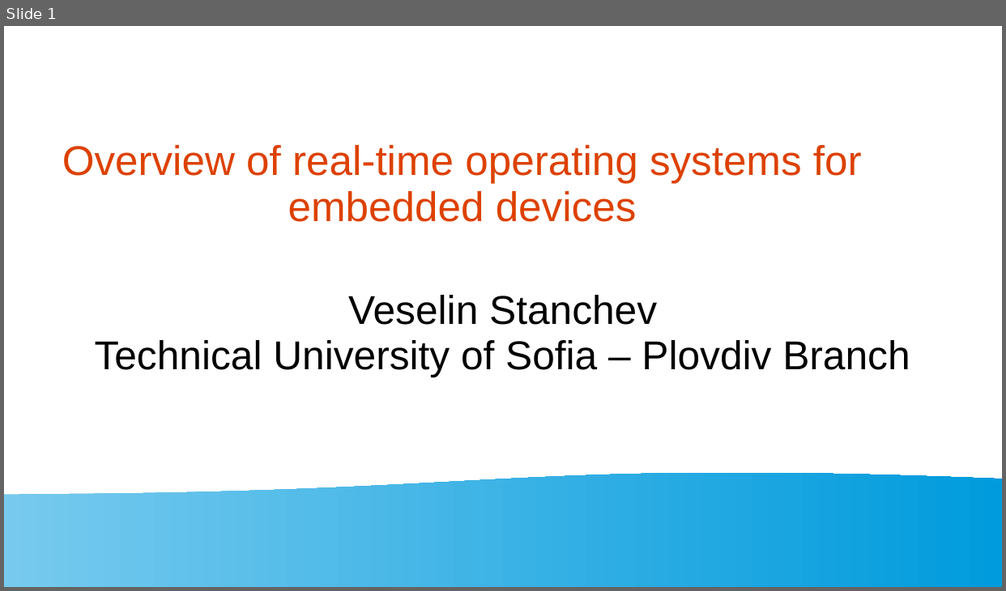
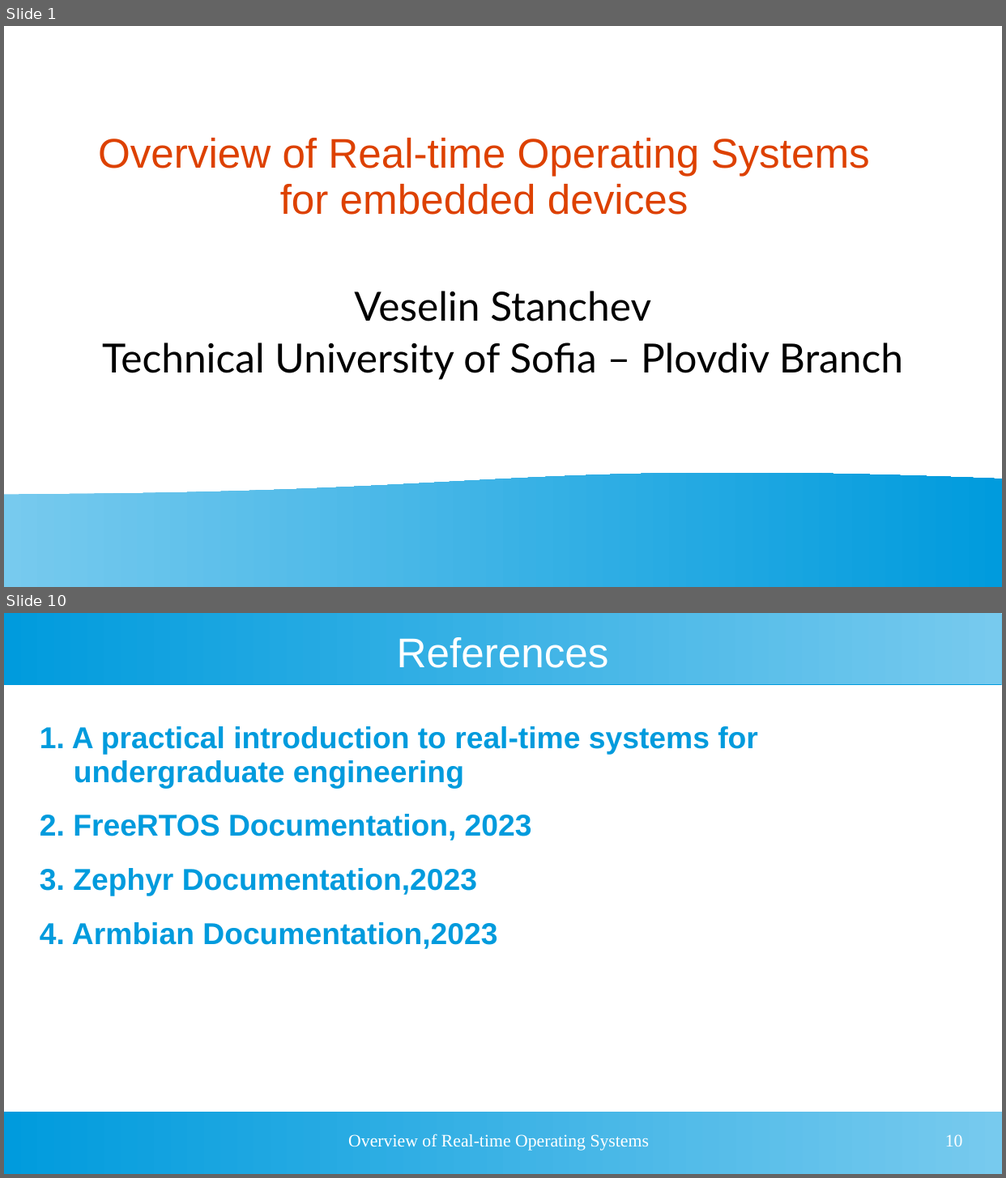
Before and after one commit to vrstanchev/Research-papers, a slide deck: RTOS_Overview_Stanchev.ppt. Shown one above the other, each under a label of ours: slide 1 before the commit, slides 1 and 10 after it; the slides between them are not shown. The pictures are 1006x591 and 1006x1178 pixels, drawn with LibreOffice and Linux fonts; fonts in the diff are those of the drawing. Boxes give left, top, right and bottom in pixels: in the first picture for what was removed or moved away, otherwise in the second. Text is boxed around its words. In the diff, an @@ line names an element or a change of style, - is before the commit and + after.

```diff
--- a/RTOS_Overview_Stanchev.ppt
+++ b/RTOS_Overview_Stanchev.ppt
@@ slide 10 added at box(4, 613, 1002, 1174), background #FFFFFF @@
@@ rectangle added at box(4, 613, 1002, 684), fill gradient #77CAEE to #009BDD @@
@@ title added at box(397, 637, 609, 668), 33 pt, text #FFFFFF @@
+References
@@ text added at box(40, 726, 758, 949), 24 pt, text #009BDD, bold @@
+1. A practical introduction to real-time systems for undergraduate engineering
+2. FreeRTOS Documentation, 2023
+3. Zephyr Documentation,2023
+4. Armbian Documentation,2023
@@ rectangle added at box(4, 1112, 1002, 1174), fill gradient #77CAEE to #009BDD @@
@@ text added at box(348, 1134, 650, 1151), 14 pt, text #FFFFFF @@
+Overview of Real-time Operating Systems
@@ page number added at box(945, 1135, 963, 1147), 14 pt, text #FFFFFF @@
+10
@@ slide 1 changed as well @@
@@ title at box(98, 138, 870, 215): text changed @@
-Overview of real-time operating systems for embedded devices
+Overview of Real-time Operating Systems for embedded devices
@@ subtitle "Veselin Stanchev" at box(102, 291, 903, 380): font Arial to Lato; more space between paragraphs @@
```
Also in this commit, not shown: 8 other slides added, 1 slide removed, 5 other files.
